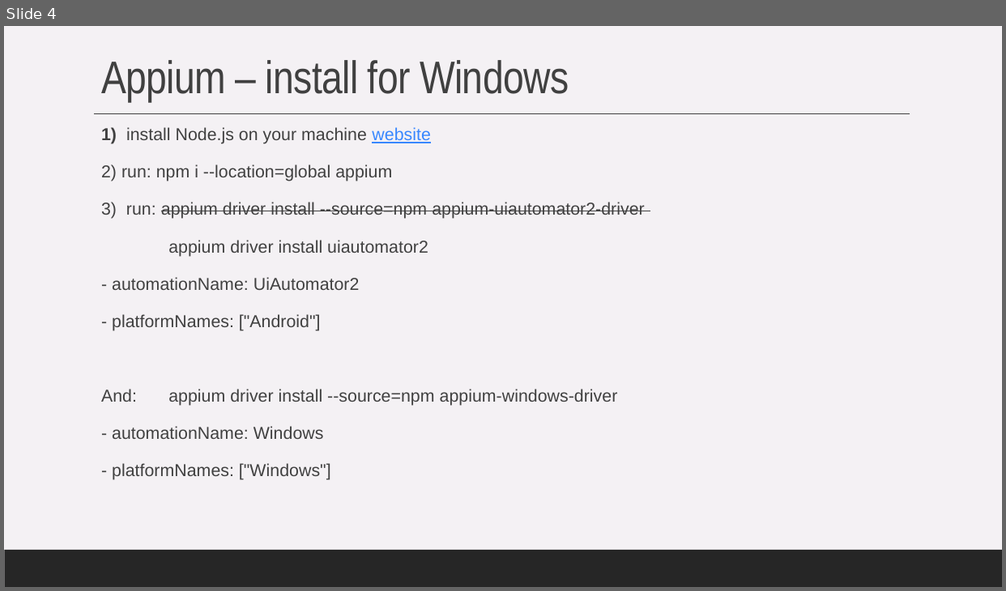
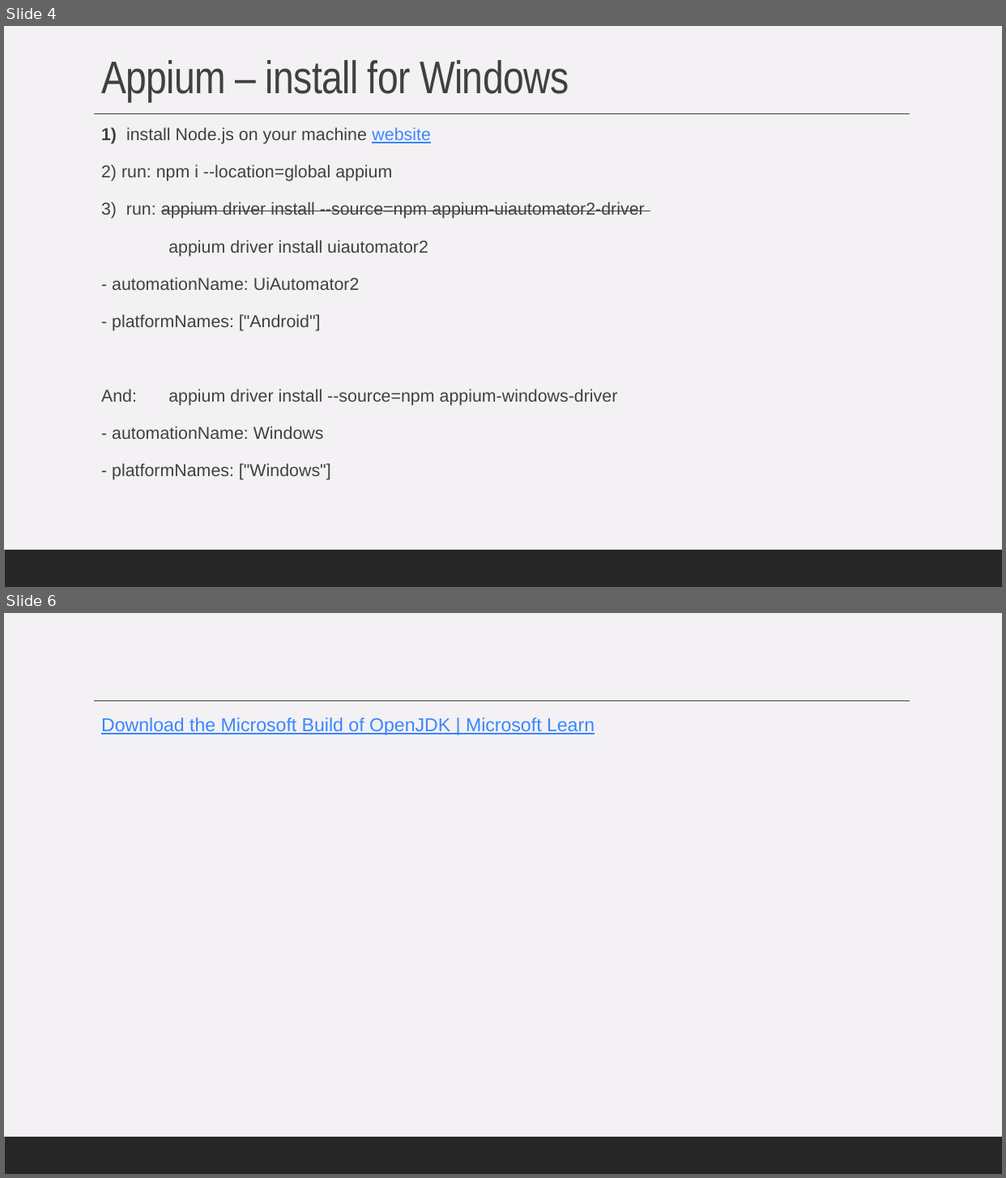
Before and after one commit to ZeProgFactory/ZPF.UITests, a slide deck: Doc/Appium - Notes.pptx. Shown one above the other, each under a label of ours: slide 4 before the commit, slides 4 and 6 after it; the slides between them are not shown. The pictures are 1006x591 and 1006x1178 pixels, drawn with LibreOffice and Linux fonts; fonts in the diff are those of the drawing. Boxes give left, top, right and bottom in pixels: in the first picture for what was removed or moved away, otherwise in the second. Text is boxed around its words. In the diff, an @@ line names an element or a change of style, - is before the commit and + after.

```diff
--- a/Doc/Appium - Notes.pptx
+++ b/Doc/Appium - Notes.pptx
@@ slide 6 added at (x1=4, y1=613, x2=1002, y2=1174), background #F4F1F4; not listed: 2 template elements that a slide beside it also shows @@
@@ text added at (x1=101, y1=717, x2=594, y2=735), 18 pt, text #3887FF, underline @@
+  Download the Microsoft Build of OpenJDK | Microsoft Learn
```
Also in this commit, not shown: 1 other slide added, 1 other file.
